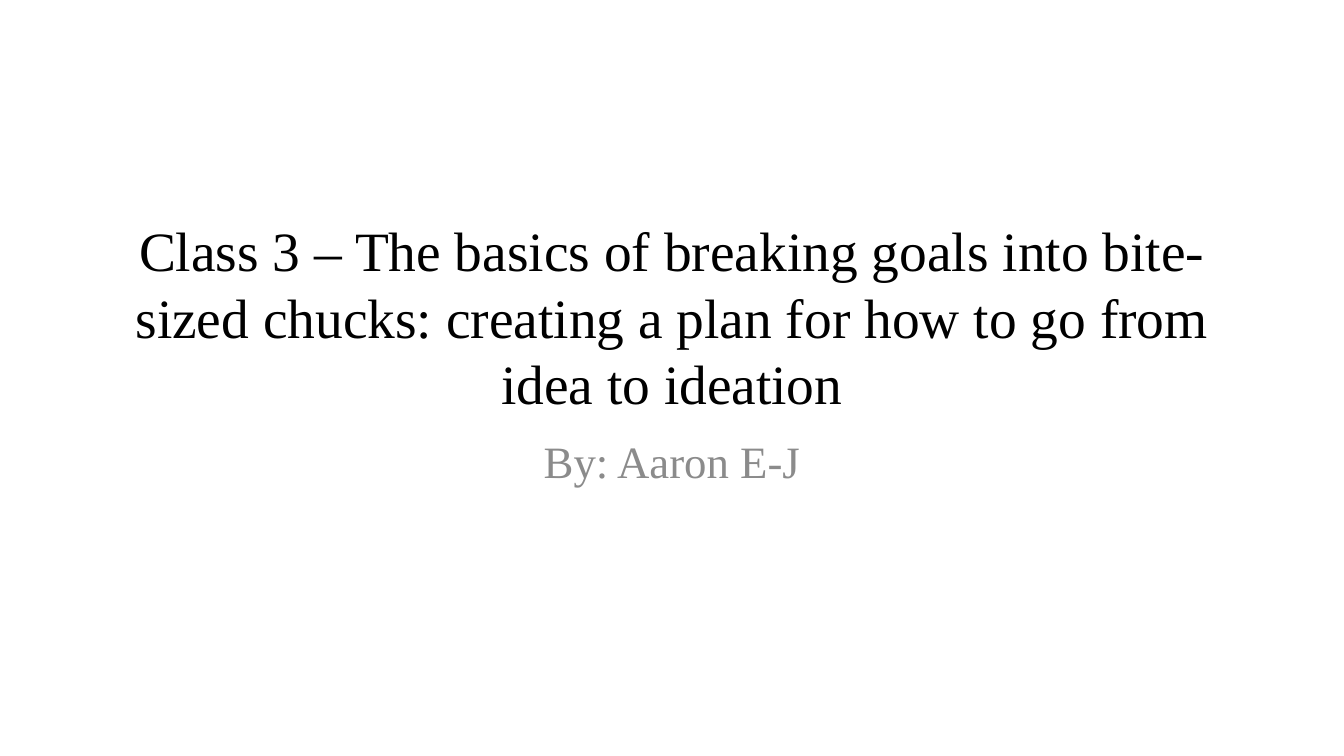
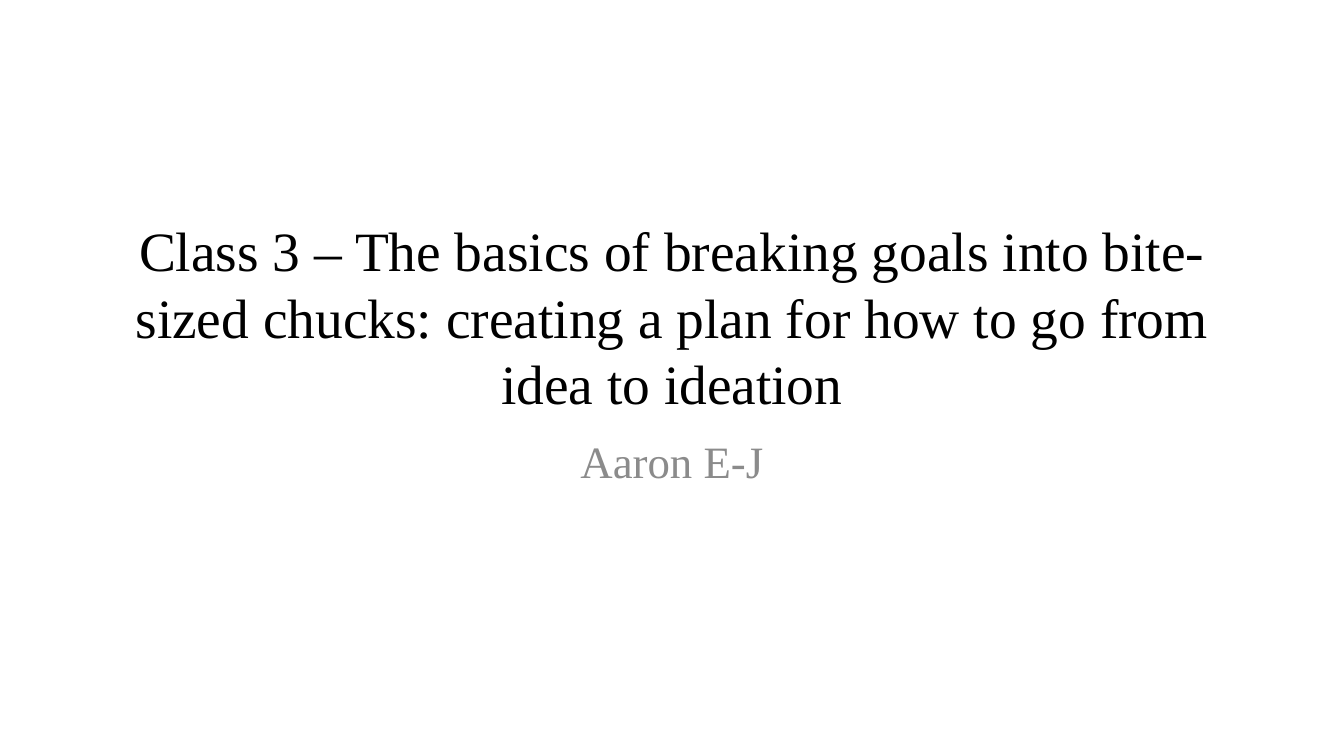
Before and after one commit to other-realm/spark, a slide deck: slide 1 of SparkClass3.pptx. Drawn at 1344x756 pixels with LibreOffice and Linux fonts; fonts in the diff are those of the drawing. Boxes give left, top, right and bottom in pixels: in the first picture for what was removed or moved away, otherwise in the second. Text is boxed around its words. In the diff, an @@ line names an element or a change of style, - is before the commit and + after.

Commit message:
Working on class content

```diff
--- a/SparkClass3.pptx
+++ b/SparkClass3.pptx
@@ subtitle at (580,448,764,479): text changed @@
-By: Aaron E-J
+Aaron E-J
```
Also in this commit, not shown: 1 slide added, 41 other files.
